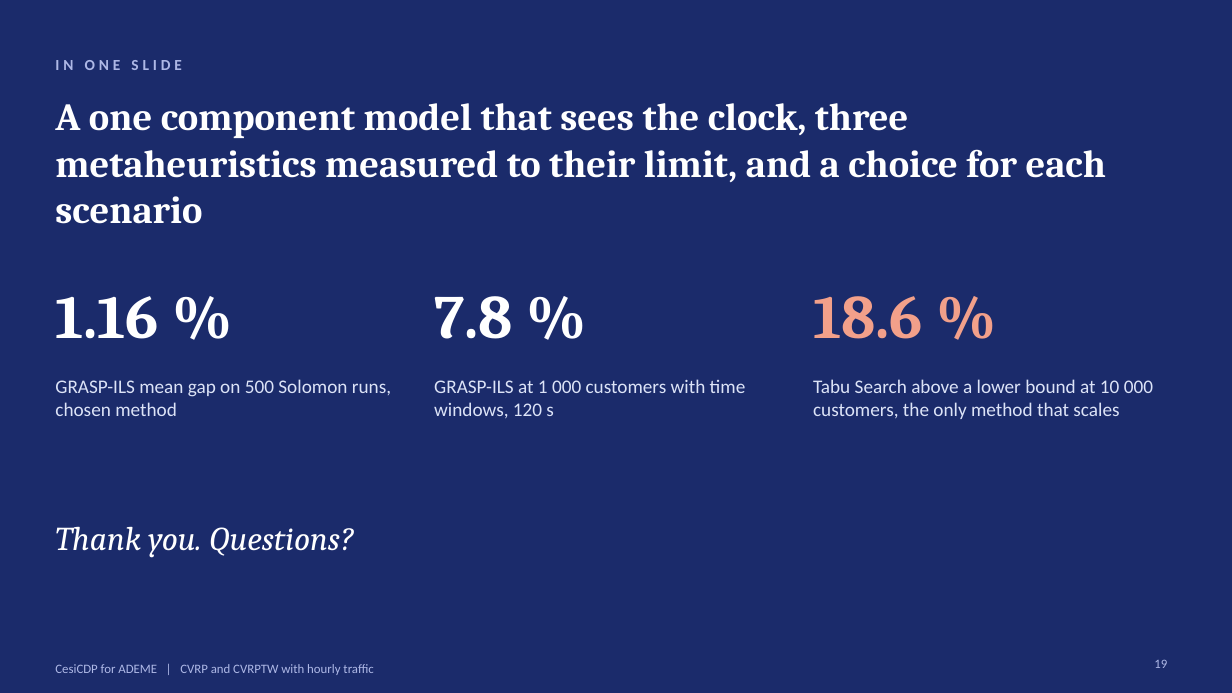
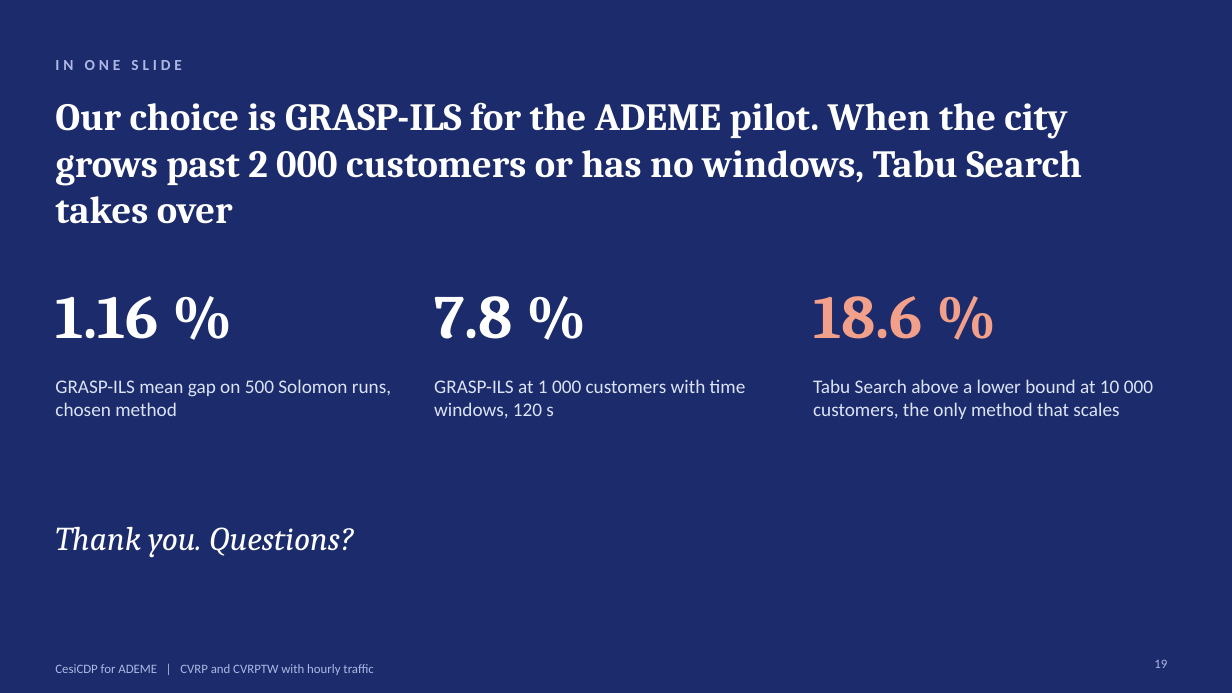
Before and after one commit to zzaved/cesi-cvrp-metaheuristics, a slide deck: slide 19 of presentation/cvrp_final_presentation.pptx. Drawn at 1232x693 pixels with LibreOffice and Linux fonts; fonts in the diff are those of the drawing. Boxes give left, top, right and bottom in pixels: in the first picture for what was removed or moved away, otherwise in the second. Text is boxed around its words. In the diff, an @@ line names an element or a change of style, - is before the commit and + after.

Commit message:
feat(presentation): final choice and switching rule on the recommendation and closing slides

```diff
--- a/presentation/cvrp_final_presentation.pptx
+++ b/presentation/cvrp_final_presentation.pptx
@@ text at (55, 102, 1082, 224): text changed @@
-A one component model that sees the clock, three metaheuristics measured to their limit, and a choice for each scenario
+Our choice is GRASP-ILS for the ADEME pilot. When the city grows past 2 000 customers or has no windows, Tabu Search takes over
```
Also in this commit, not shown: 1 other slide changed, 1 other file.
